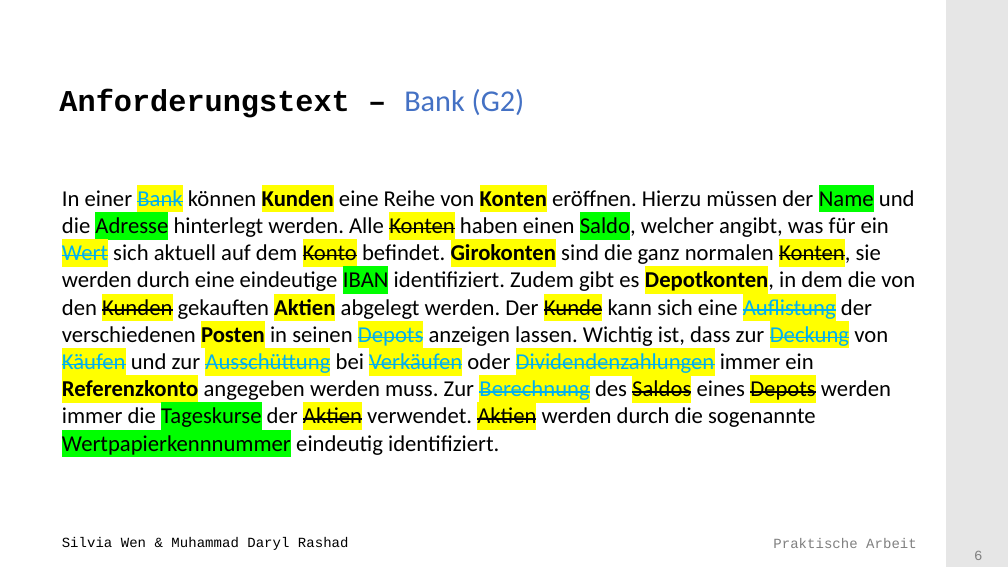
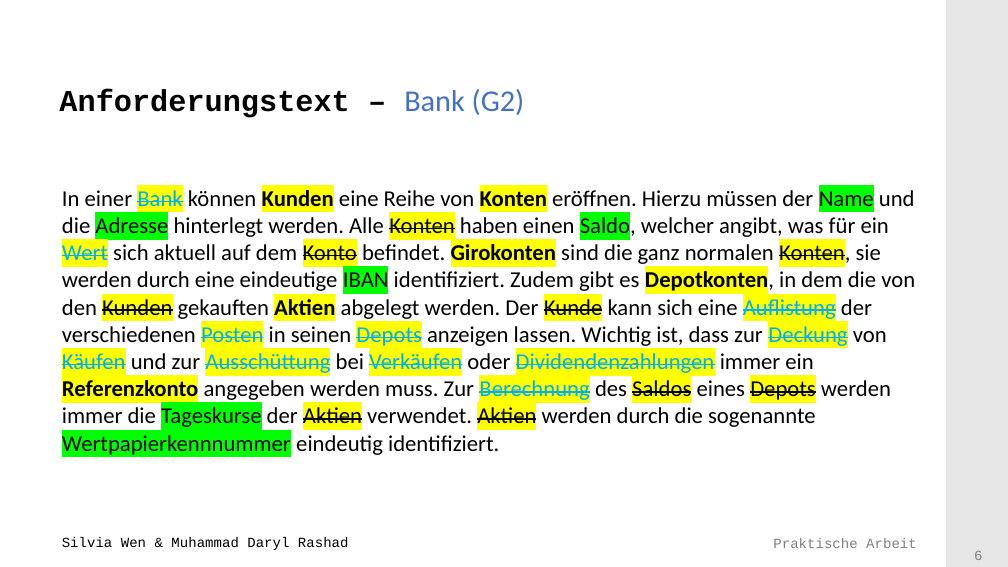
Before and after one commit to Mufasaxi/SimpleBank, a slide deck: slide 6 of Vorlage_Praesentation_2022_Subgroup_2_4_OOA.pptx. Drawn at 1008x567 pixels with LibreOffice and Linux fonts; fonts in the diff are those of the drawing; background and template pictures are left out. Boxes give left, top, right and bottom in pixels: in the first picture for what was removed or moved away, otherwise in the second. Text is boxed around its words. In the diff, an @@ line names an element or a change of style, - is before the commit and + after.

```diff
--- a/Vorlage_Praesentation_2022_Subgroup_2_4_OOA.pptx
+++ b/Vorlage_Praesentation_2022_Subgroup_2_4_OOA.pptx
@@ text "In einer Bank können Kunden ..." at [62, 190, 915, 458]: text colour #000000 to #00B0F0, bold off, strikethrough on in "Posten" @@
```
Also in this commit, not shown: 4 other slides changed.
